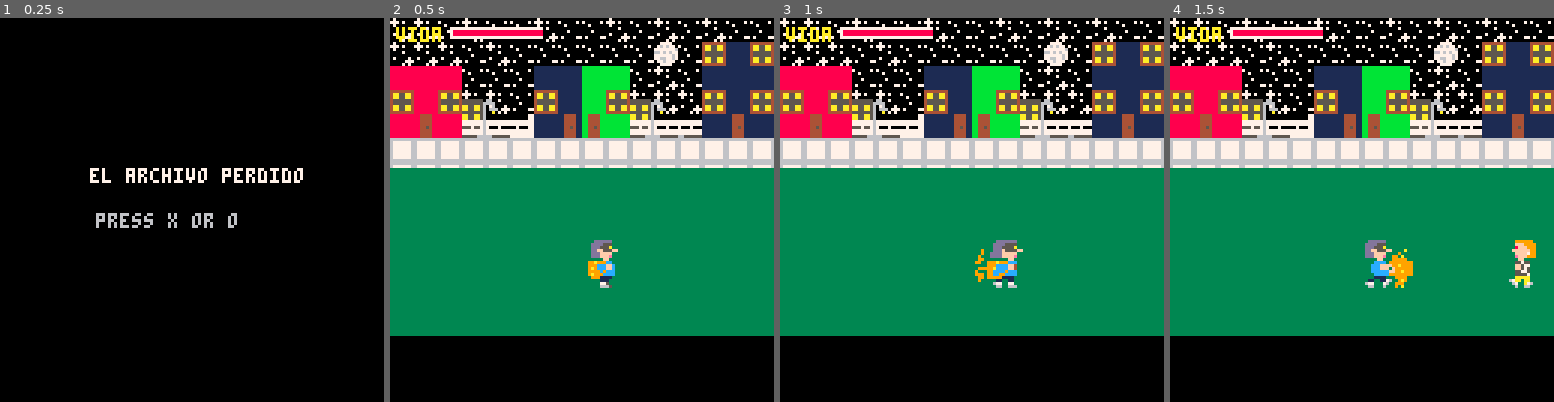
Above: before the commit, frames 1-4 (left to right).
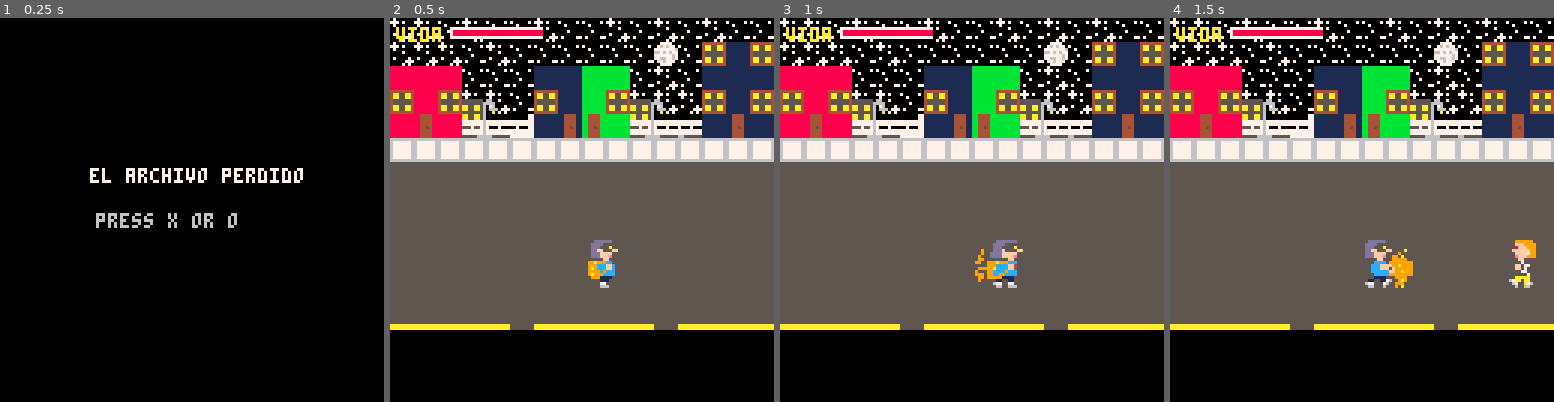
Above: after the commit, the same moments.

Repository: pablonauta/laboratorio2
Game: PICO-8 cartridge test.p8
Two runs of this game, one before a commit and one after it. Both use one fixed random seed, a clock stepped at 60 frames per second and the inputs below.
Inputs:
- Up to frame 1 (0.25 s): no input
- Up to frame 2 (0.5 s): tap X (X key) at 0.33 s
- Up to frame 3 (1 s): tap O (Z key) at 0.7 s
- Up to frame 4 (1.5 s): tap X (X key) at 1.07 s

Frame 1 is identical in both runs. In frame 2, 45% of the frame differs, in the area x 0-100%, y 37-83%; in frame 3, 44%; in frame 4, 44%.

Commit message:
ahora si los cambios en el suelo

Diff:
--- a/test.p8
+++ b/test.p8
@@ -158,8 +158,8 @@
 
 	w.ancho=128*3
 
-	w.y_min=50
-	w.y_max=105
+	w.y_min=48
+	w.y_max=104
 
 	w.color=3
 
@@ -186,13 +186,8 @@
  -- mapa a lo perro
  	map(0,0,0,0,48,8)
 
-	rectfill(
-		0,
-		w.y_min,
-		w.ancho,
-		w.y_max,
-		w.color
-	)
+ -- calle
+	 map(0,19,0,w.y_min,48,7)
 
 end
 
@@ -1108,4 +1103,18 @@
 c3c3c3c3c3c3c1c1c1c1c3c1c3c3c1c3c3c3c1c3c3c3c1c3c3c1c1c1c1c3c1c1c3c3c1c10000000000000000000000000000000000000000000000000000000000000000000000000000000000000000000000000000000000000000000000000000000000000000000000000000000000000000000000000000000000000000
 c1c3c3c1c1c3c1c1c1c1c1c1c1c3c1c3c3c3c1c3c1c3c3c3c3c3c3c3c3c3c3c1c3c3c3c30000000000000000000000000000000000000000000000000000000000000000000000000000000000000000000000000000000000000000000000000000000000000000000000000000000000000000000000000000000000000000
 d4d4d4d4d4d4d4d4d40000000000000000000000000000000000000000000000000000000000000000000000000000000000000000000000000000000000000000000000000000000000000000000000000000000000000000000000000000000000000000000000000000000000000000000000000000000000000000000000
-d4d4d4d4d4d40000000000000000000000000000000000000000000000000000000000000000000000000000000000000000000000000000000000000000000000000000000000000000000000000000000000000000000000000000000000000000000000000000000000000000000000000000000000000000000000000000
+d7d7d7d7d7d7d7d7d7d7d7d7d700000000000000000000000000000000000000000000000000000000000000000000000000000000000000000000000000000000000000000000000000000000000000000000000000000000000000000000000000000000000000000000000000000000000000000000000000000000000000
+d7d7d7d7d7d7d7d7d7d7d7d7d7d7d7d7d7d7d7d7d7d7d7d7d7d7d7d7d7000000000000000000000000000000000000000000000000000000000000000000000000000000000000000000000000000000000000000000000000000000000000000000000000000000000000000000000000000000000000000000000000000000
+d9d9d9d9d9d9d9d9d9d9d9d9d9d9d9d9d9d9d9d9d9d9d9d9d9d9d9d9d9d9d9d9d9d9d9d9d9d9d9d9d9d9d9d9d9d9d9d9d9d9d9d9d9d9d9d9d9d9d9d9d9d9d90000000000000000000000000000000000000000000000000000000000000000000000000000000000000000000000000000000000000000000000000000000000
+d9d9d9d9d9d9d9d9d9d9d9d9d9d9d9d9d9d9d9d9d9d9d9d9d9d9d9d9d9d9d9d9d9d9d9d9d9d9d9d9d9d9d9d9d9d9d9d9d9d9d9d9d9d9d9d9d9d9d9d9d9d9d90000000000000000000000000000000000000000000000000000000000000000000000000000000000000000000000000000000000000000000000000000000000
+d9d9d9d9d9d9d9d9d9d9d9d9d9d9d9d9d9d9d9d9d9d9d9d9d9d9d9d9d9d9d9d9d9d9d9d9d9d9d9d9d9d9d9d9d9d9d9d9d9d9d9d9d9d9d9d9d9d9d9d9d9d9d90000000000000000000000000000000000000000000000000000000000000000000000000000000000000000000000000000000000000000000000000000000000
+d9d9d9d9d9d9d9d9d9d9d9d9d9d9d9d9d9d9d9d9d9d9d9d9d9d9d9d9d9d9d9d9d9d9d9d9d9d9d9d9d9d9d9d9d9d9d9d9d9d9d9d9d9d9d9d9d9d9d9d9d9d9d90000000000000000000000000000000000000000000000000000000000000000000000000000000000000000000000000000000000000000000000000000000000
+d9d9d9d9d9d9d9d9d9d9d9d9d9d9d9d9d9d9d9d9d9d9d9d9d9d9d9d9d9d9d9d9d9d9d9d9d9d9d9d9d9d9d9d9d9d9d9d9d9d9d9d9d9d9d9d9d9d9d9d9d9d9d90000000000000000000000000000000000000000000000000000000000000000000000000000000000000000000000000000000000000000000000000000000000
+d9d9d9d9d9d9d9d9d9d9d9d9d9d9d9d9d9d9d9d9d9d9d9d9d9d9d9d9d9d9d9d9d9d9d9d9d9d9d9d9d9d9d9d9d9d9d9d9d9d9d9d9d9d9d9d9d9d9d9d9d9d9d90000000000000000000000000000000000000000000000000000000000000000000000000000000000000000000000000000000000000000000000000000000000
+dadadadadad9dadadadadad9dadadadadadadadadadad9dadadadadadadadadadadadad9dadadadadad9dadadadadadadad9dadadadadad9dadadadadadada0000000000000000000000000000000000000000000000000000000000000000000000000000000000000000000000000000000000000000000000000000000000
+d9d9d9d9d9d9d9d9d9d9d9d9d9d9d9d9d9d9d9d9d9d9d9d9d9d9d9d9d9d9d9d9d9d9d9d9d9d9d9d9d9d9d9d9d9d9d9d9d9d9d9d9d9d9d9d9d9d9d9d9d9d9d90000000000000000000000000000000000000000000000000000000000000000000000000000000000000000000000000000000000000000000000000000000000
+d9d9d9d9d9d9d9d9d9d9d9d9d9d9d9d9d9d9d9d9d9d9d9d9d9d9d9d9d9d9d9d9d9d9d9d9d9d9d9d9d9d9d9d9d9d9d9d9d9d9d9d9d9d9d9d9d9d9d9d9d9d9d90000000000000000000000000000000000000000000000000000000000000000000000000000000000000000000000000000000000000000000000000000000000
+d9d9d9d9d9d9d9d9d9d9d9d9d9d9d9d9d9d9d9d9d9d9d9d9d9d9d9d9d9d9d9d9d9d9d9d9d9d9d9d9d9d9d9d9d9d9d9d9d9d9d9d9d9d9d9d9d9d9d9d9d9d9d90000000000000000000000000000000000000000000000000000000000000000000000000000000000000000000000000000000000000000000000000000000000
+d9d9d9d9d9d9d9d9d9d9d9d9d9d9d9d9d9d9d9d9d9d9d9d9d9d9d9d9d9d9d9d9d9d9d9d9d9d9d9d9d9d9d9d9d9d9d9d9d9d9d9d9d9d9d9d9d9d9d9d9d9d9d90000000000000000000000000000000000000000000000000000000000000000000000000000000000000000000000000000000000000000000000000000000000
+d9d9d9d9d9d9d9d9d9d9d9d9d9d9d9d9d9d9d9d9d9d9d9d9d9d9d9d9d9d9d9d9d9d9d9d9d9d9d9d9d9d9d9d9d9d9d9d9d9d9d9d9d9d9d9d9d9d9d9d9d9d9d90000000000000000000000000000000000000000000000000000000000000000000000000000000000000000000000000000000000000000000000000000000000
+d9d9d9d9d9d9d9d9d9d9d9d9d9d9d9d9d9d9d9d9d9d9d9d9d9d9d9d9d9d9d9d9d9d9d9d9d9d9d9d9d9d9d9d9d9d9d9d9d9d9d9d9d9d9d9d9d9d9d9d9d9d9d90000000000000000000000000000000000000000000000000000000000000000000000000000000000000000000000000000000000000000000000000000000000
Not shown, changed: 19 lines of the sprite sheet (__gfx__) section of test.p8
